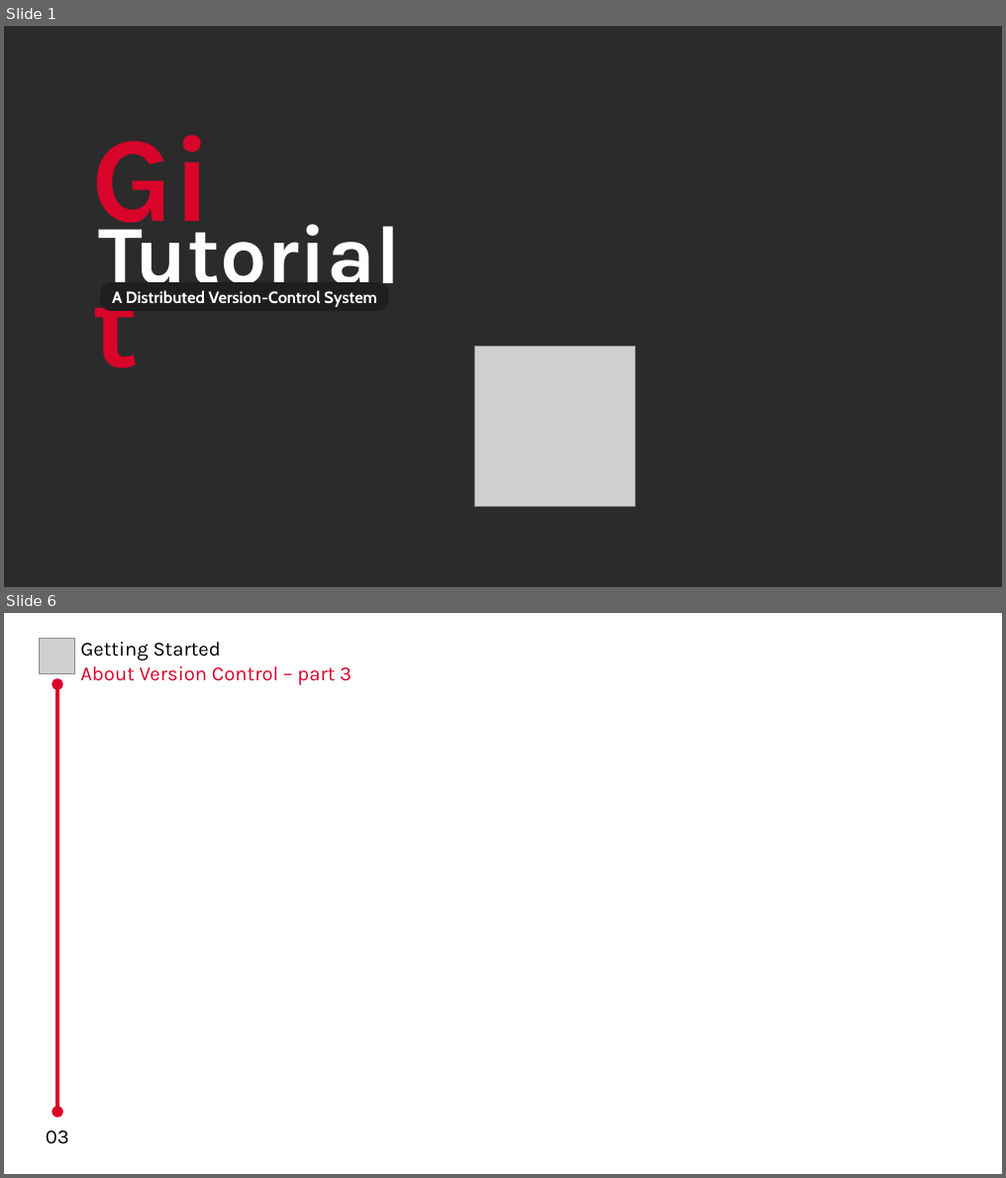
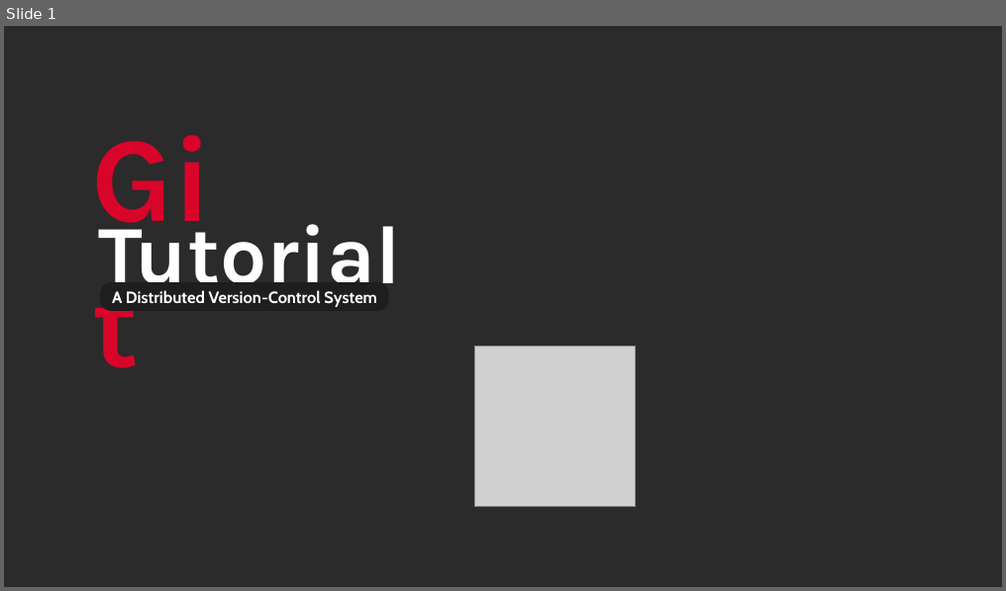
Before and after one commit to MHBahrampour/git-presentation-files, a slide deck: Template.odp. Shown one above the other, each under a label of ours: slides 1 and 6 before the commit, slide 1 after it; the slides between them are not shown. The pictures are 1006x1178 and 1006x591 pixels, drawn with LibreOffice and Linux fonts; fonts in the diff are those of the drawing; grey boxes stand for pictures; background and template pictures are left out; a plain dark background stands for a picture behind light text. Boxes give left, top, right and bottom in pixels: in the first picture for what was removed or moved away, otherwise in the second. Text is boxed around its words. In the diff, an @@ line names an element or a change of style, - is before the commit and + after.

```diff
--- a/Template.odp
+++ b/Template.odp
@@ slide 6 removed at box(4, 613, 1002, 1174), background #FFFFFF @@
@@ picture removed at box(40, 639, 74, 673) @@
@@ text removed at box(80, 642, 351, 685) @@
-Getting Started
-About Version Control – part 3
@@ double arrow removed from (57, 684) to (57, 1112) @@
@@ double arrow removed from (57, 684) to (57, 1112) @@
@@ text removed at box(46, 1131, 69, 1145) @@
-03
```
Also in this commit, not shown: 1 slide changed, 4 slides added, 4 other slides removed.
